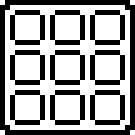
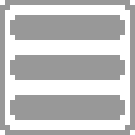
The second 135 x 135 image is a revision of the first. Changes to its layers:
added layer "Layer #2" above "Layer #1" over [0, 0, 135, 135]
hid "Layer #1", painted on it over [0, 0, 135, 135]
hid "Background" over [0, 0, 100, 100]
